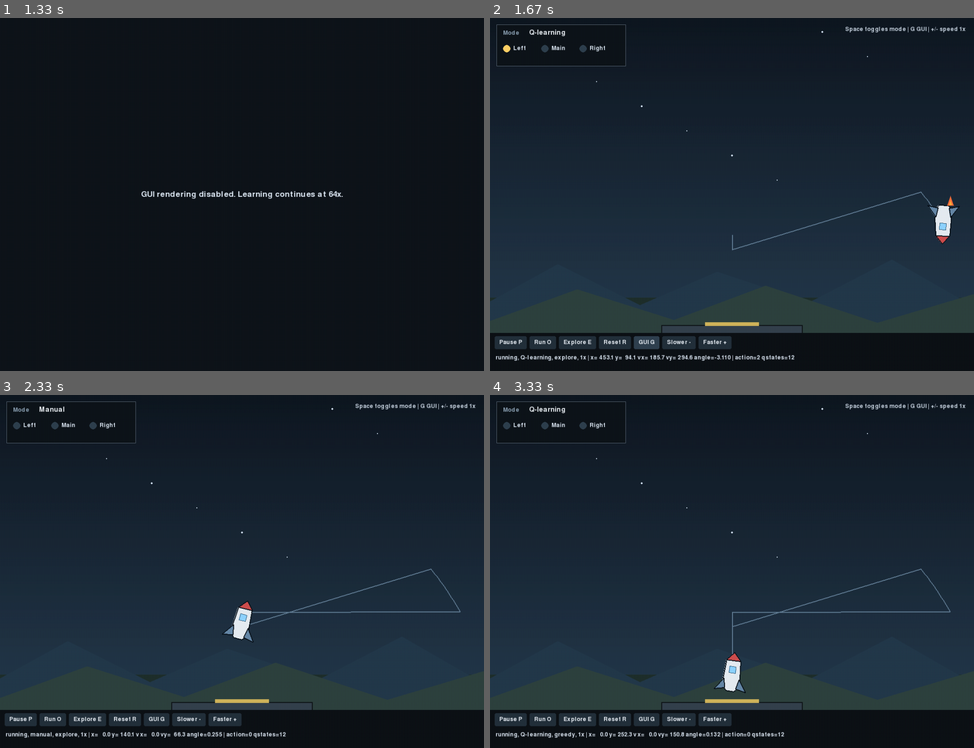
Above: before the commit, frames 1-4 (two rows, left to right).
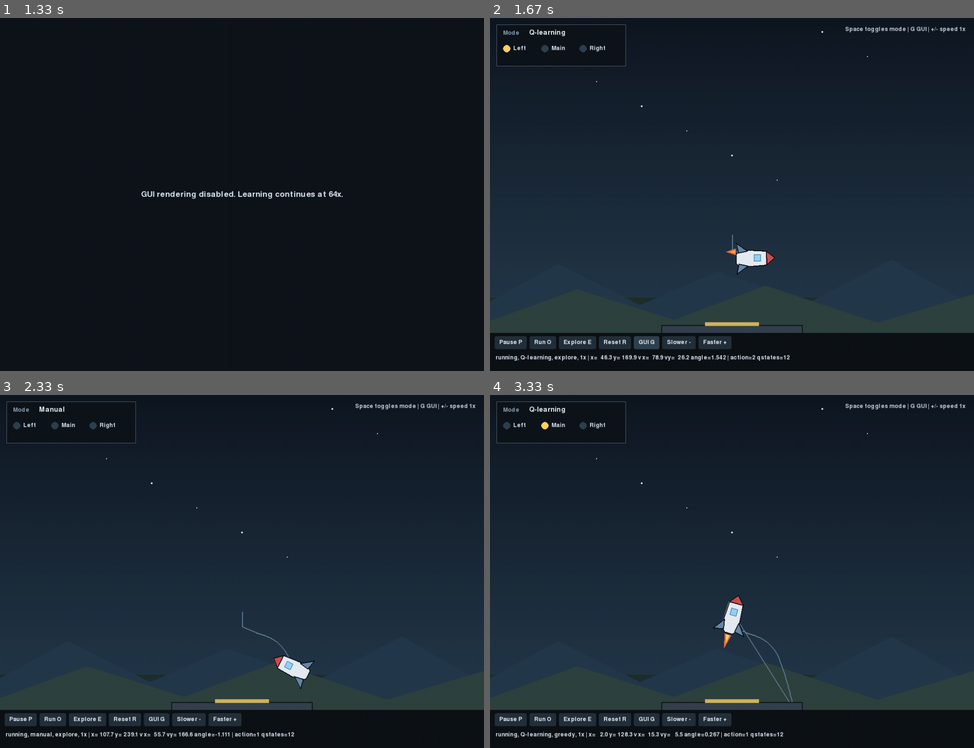
Above: after the commit, the same moments.

Repository: MiguelGavito/TDDC17
Game: pygame game, started from lab5-ReinforcementLearning/excercise/simulator.py
Same seed, same stepped clock (60 frames per second), same inputs: the game is played once before the commit and once after it.
Inputs (mouse positions are in pixels of both pictures, inside the frame that each line leads up to):
- Up to frame 1 (1.33 s): tap Space at 0.33 s; click "GUI G" at 0.72 s; tap Enter at 1 s
- Up to frame 2 (1.67 s): tap G at 1.37 s
- Up to frame 3 (2.33 s): click (251, 451) at 1.92 s; tap Space at 2.27 s
- Up to frame 4 (3.33 s): tap Space at 2.57, 2.77, 3.1 s; tap E at 3.18 s

Frame 1 is identical in both runs. In frame 2, 1.2% of the frame differs, in the area x 22-98%, y 49-98%; in frame 3, 1.4%; in frame 4, 1.5%, in the area x 10-96%, y 7-98%.

Commit message:
cambio de state y de condiciones para reward

Diff:
--- /dev/null
+++ b/lab5-ReinforcementLearning/excercise/ejemplo_state_reward_angle.txt
@@ -0,0 +1,52 @@
+Ejemplo de estados y recompensa para el controlador de angulo
+
+Objetivo:
+- Mantener el cohete lo mas vertical posible.
+- En el controlador de angulo, la recompensa deberia depender sobre todo del angulo.
+- La velocidad vertical no deberia dominar el reward de este ejercicio.
+
+Ejemplo de estados correctos:
+
+1) angle = 0.05 rad, vx = 0, vy = 0
+   state = Upward
+   Interpretacion: el cohete esta casi recto.
+
+2) angle = -0.40 rad, vx = 10, vy = -20
+   state = Upward
+   Interpretacion: aun esta suficientemente cerca de vertical.
+
+3) angle = 1.20 rad, vx = 0, vy = 0
+   state = Rightward
+   Interpretacion: el cohete esta inclinado hacia la derecha.
+
+4) angle = -1.30 rad, vx = 0, vy = 0
+   state = Leftward
+   Interpretacion: el cohete esta inclinado hacia la izquierda.
+
+Ejemplo de recompensa buena para angulo:
+
+- angle muy cerca de 0 -> recompensa alta
+- angle moderadamente cerca de 0 -> recompensa media
+- angle lejos de 0 -> recompensa baja o incluso negativa
+
+Ejemplo simple de recompensa pensada para aprender bien:
+
+- abs(angle) < 0.3  -> reward = 20
+- abs(angle) < 0.8  -> reward = 10
+- else              -> reward = 0 o -5
+
+Por que esto funciona mejor:
+- El agente aprende que la prioridad es estar recto.
+- No mezcla la meta de estabilizar el angulo con la de subir o bajar rapido.
+- La Q-table recibe una senal mas clara.
+
+Ejemplo de recompensa que puede confundir:
+- Dar muchos puntos por vy < 0
+- Dar mas puntos aun por vy muy negativo
+
+Eso puede hacer que el agente aprenda a moverse fuerte hacia arriba en vez de mantenerse estable.
+
+Resumen corto:
+- Estado: solo angulo, discretizado en pocas categorias.
+- Recompensa: centrada en cuan vertical esta el cohete.
+- Para este ejercicio, vx y vy no deberian dominar el reward.
--- a/lab5-ReinforcementLearning/excercise/qlearning_controller.py
+++ b/lab5-ReinforcementLearning/excercise/qlearning_controller.py
@@ -99,6 +99,17 @@
             self.left_engine.setBursting(True)
         elif action == 3:
             self.right_engine.setBursting(True)
+        elif action == 4:
+            self.middle_engine.setBursting(True)
+            self.left_engine.setBursting(True)
+        elif action == 5:
+            self.middle_engine.setBursting(True)
+            self.right_engine.setBursting(True)
+        elif action == 6:
+            self.middle_engine.setBursting(True)
+            self.left_engine.setBursting(True)
+            self.right_engine.setBursting(True)
+
 
     def tick(self, current_time):
         """Main decision loop. Called every iteration by the simulator."""
--- a/lab5-ReinforcementLearning/excercise/state_and_reward.py
+++ b/lab5-ReinforcementLearning/excercise/state_and_reward.py
@@ -37,17 +37,17 @@
             if abs(angle) < 0.4:
                 reward += 16
 
-        if abs(vx) > 50:
-            reward -= 5
+        if abs(vx) < 20:
+            reward += 8
 
         if vy < 0:
             reward += 15
 
         if vy > 0:
-            reward -= 5
+            reward -= 30
 
-        # if vy < -300:
-        #     reward += 15
+        if vy < -300:
+            reward += 15
 
 
 
